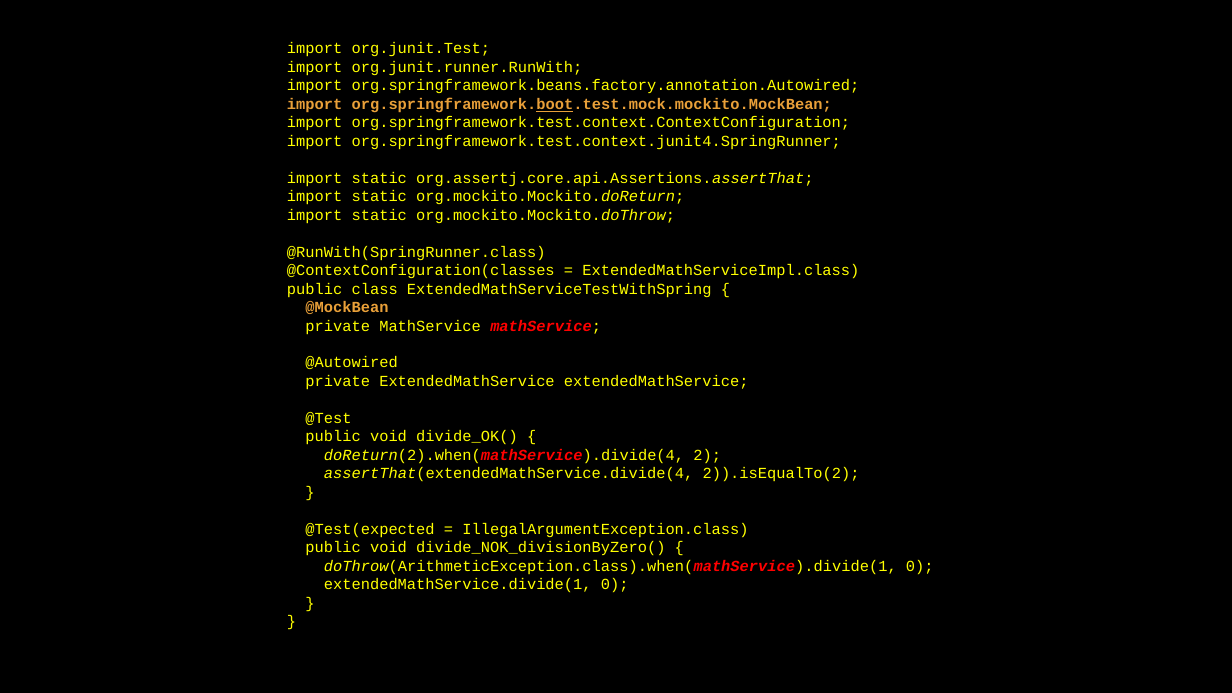
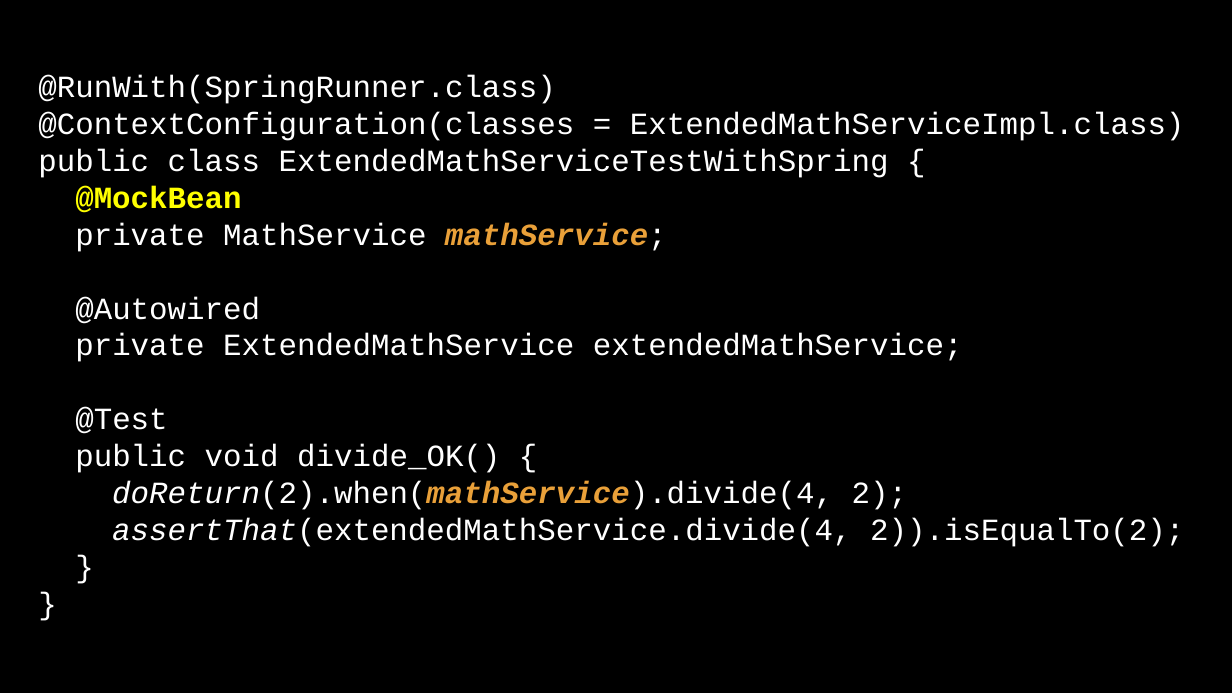
Before and after one commit to jack-geronimo/spring-boot-test-meetup, a slide deck: slide 13 of meetup-presentation.pptx. Drawn at 1232x693 pixels with LibreOffice and Linux fonts; fonts in the diff are those of the drawing; background and template pictures are left out. Boxes give left, top, right and bottom in pixels: in the first picture for what was removed or moved away, otherwise in the second. Text is boxed around its words. In the diff, an @@ line names an element or a change of style, - is before the commit and + after.

Commit message:
changed some slides of the presentation

```diff
--- a/meetup-presentation.pptx
+++ b/meetup-presentation.pptx
@@ text at <box>38,75,1185,547</box>: text changed; size 12 to 24 pt; text colour #FFFF00 to #FFFFFF @@
-import org.junit.Test;
-import org.junit.runner.RunWith;
-import org.springframework.beans.factory.annotation.Autowired;
-import org.springframework.boot.test.mock.mockito.MockBean;
-import org.springframework.test.context.ContextConfiguration;
-import org.springframework.test.context.junit4.SpringRunner;
-import static org.assertj.core.api.Assertions.assertThat;
-import static org.mockito.Mockito.doReturn;
-import static org.mockito.Mockito.doThrow;
-@RunWith(SpringRunner.class)
-@ContextConfiguration(classes = ExtendedMathServiceImpl.class)
-public class ExtendedMathServiceTestWithSpring {
-@MockBean
-private MathService mathService;
-@Autowired
-private ExtendedMathService extendedMathService;
-@Test
-public void divide_OK() {
-doReturn(2).when(mathService).divide(4, 2);
-assertThat(extendedMathService.divide(4, 2)).isEqualTo(2);
-}
-@Test(expected = IllegalArgumentException.class)
-public void divide_NOK_divisionByZero() {
-doThrow(ArithmeticException.class).when(mathService).divide(1, 0);
-extendedMathService.divide(1, 0);
-}
-}
+@RunWith(SpringRunner.class)
+@ContextConfiguration(classes = ExtendedMathServiceImpl.class)
+public class ExtendedMathServiceTestWithSpring {
+@MockBean
+private MathService mathService;
+@Autowired
+private ExtendedMathService extendedMathService;
+@Test
+public void divide_OK() {
+doReturn(2).when(mathService).divide(4, 2);
+assertThat(extendedMathService.divide(4, 2)).isEqualTo(2);
+}
+}
```
Also in this commit, not shown: 12 other slides changed, 3 slides added, 1 slide removed.
